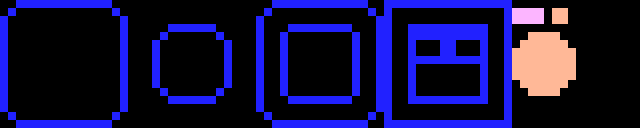
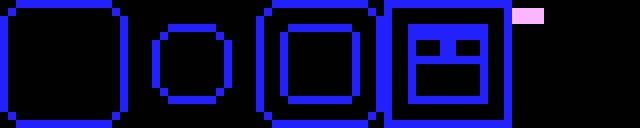
Revision of a layered 640px x 128px image; what changed, layer by layer:
painted on "Capa 39" over [512,8,576,96]
